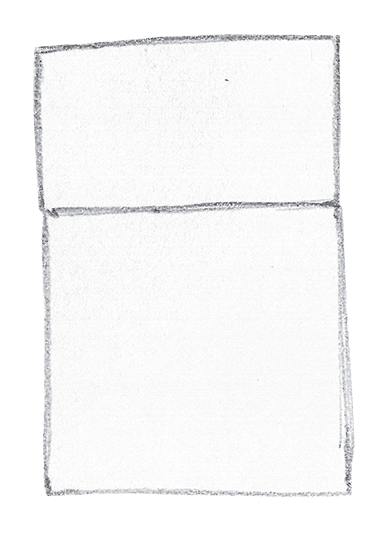
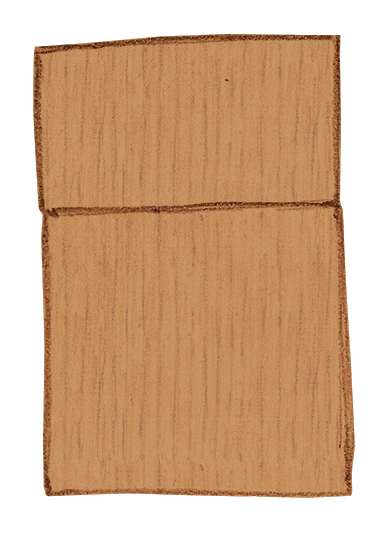
Layer changes from the first 392×552 image to the second:
added layer "Calque 2" (multiply, 50%) above "cvolors" over [33, 34, 355, 498]
added layer "cvolors" (multiply, 50%) above "colors" over [33, 34, 355, 498]
added layer "colors" (color, 50%) above "Calque 1 copie" over [33, 34, 355, 498]
added layer "Calque 1 copie" (multiply, 50%) above "Calque 1" over [33, 34, 355, 498]
